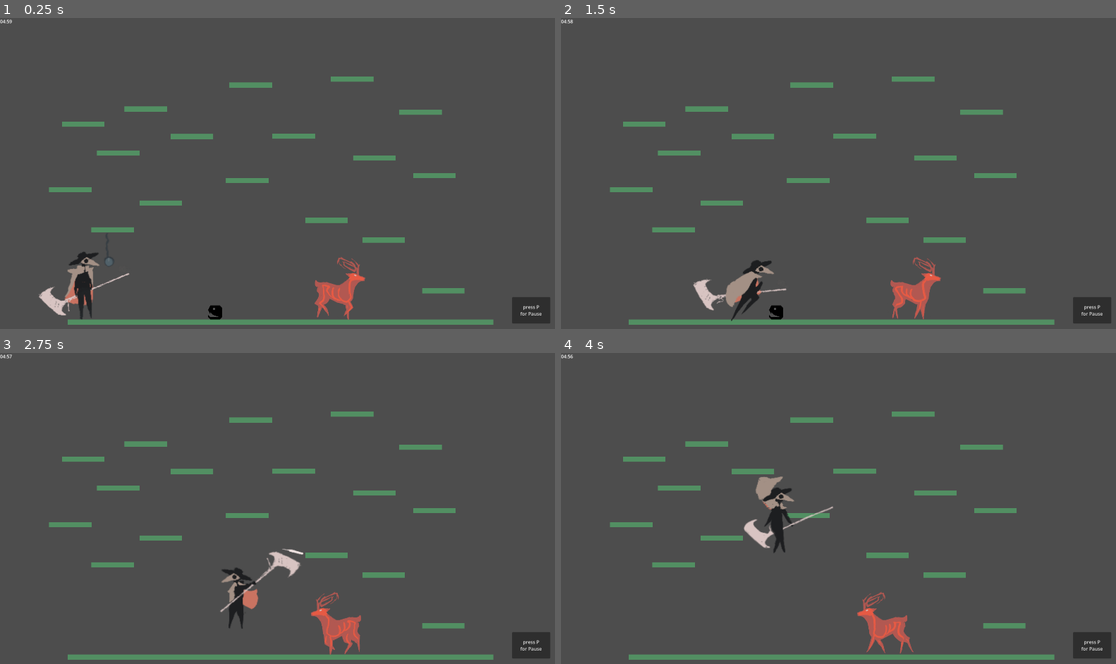
Above: before the commit, frames 1-4 (two rows, left to right).
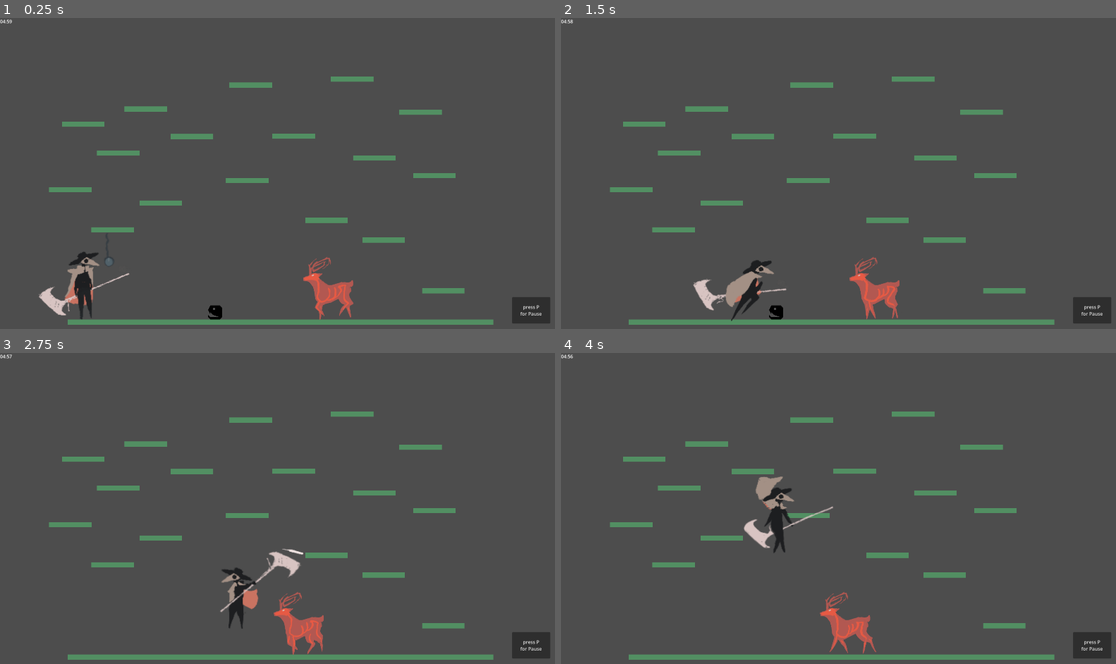
Above: after the commit, the same moments.

Repository: Vulcania/gamepathy2026
Game: Godot game, scene res://level/test_level.tscn
The game is run twice, just before and just after one commit, with the same random seed, the same clock (stepped at 60 frames per second) and the same inputs. This scene is started directly instead of the project's main scene.
Inputs (mouse positions are in pixels of both pictures, inside the frame that each line leads up to):
- Up to frame 1 (0.25 s): no input
- Up to frame 2 (1.5 s): move the mouse to (966, 161) at 0.52 s; press the mouse at (966, 161) at 0.53 s; hold D (move_right) from 0.53 s (still down); tap Space (jump) at 0.77 s; move the mouse to (727, 192) at 1.27 s; release the mouse at (727, 192) at 1.28 s; click (727, 192) at 1.35 s
- Up to frame 3 (2.75 s): tap Space (jump) at 1.52 s; move the mouse to (338, 443) at 2.02 s; release D (move_right) at 2.03 s; hold A (move_left) from 2.03 s (still down); hold Alt (block) from 2.03 s (still down); click (338, 443) at 2.3 s
- Up to frame 4 (4 s): move the mouse to (816, 573) at 2.77 s; release A (move_left) at 2.78 s; release Alt (block) at 2.78 s; hold D (move_right) from 2.78 s (still down); tap S (duck) at 2.85 s; tap Space (jump) at 3.02, 3.77 s; click (816, 573) at 3.05 s; move the mouse to (1010, 558) at 3.52 s; hold E (interact) from 3.53 s (still down); click (1010, 558) at 3.8 s

The runs differ from the first frame. In frame 1, 0.7% of the frame differs, in the area x 54-66%, y 76-98%; in frame 2, 1.3%; in frame 3, 1.4%, in the area x 49-66%, y 76-98%; in frame 4, 1.4%.

Commit message:
more hit/hurbox shenanigans

Diff:
--- a/enemy/paper_clip_deer/paper_clip_deer_alt/paper_clip_deer_alt.tscn
+++ b/enemy/paper_clip_deer/paper_clip_deer_alt/paper_clip_deer_alt.tscn
@@ -148,46 +148,49 @@
 size = Vector2(165, 209)
 
 [sub_resource type="RectangleShape2D" id="RectangleShape2D_xxc5o"]
-size = Vector2(162, 159)
+size = Vector2(163, 162)
 
 [sub_resource type="RectangleShape2D" id="RectangleShape2D_skc85"]
-size = Vector2(222, 203)
+size = Vector2(79, 203)
 
 [sub_resource type="RectangleShape2D" id="RectangleShape2D_fw8ep"]
 size = Vector2(21, 251)
 
-[node name="PaperClipDeerAlt" type="CharacterBody2D" unique_id=1792961073]
+[node name="PaperClipDeerAlt" type="CharacterBody2D" unique_id=1792961073 node_paths=PackedStringArray("hitbox")]
 collision_layer = 2
 collision_mask = 3
 script = ExtResource("1_8de6b")
+hitbox = NodePath("EnemyHitbox/enemy_hitbox")
 
 [node name="AnimatedSprite2D" type="AnimatedSprite2D" parent="." unique_id=972077978]
 position = Vector2(-63, 0)
 sprite_frames = SubResource("SpriteFrames_018v0")
-animation = &"idle"
+animation = &"attack"
 
 [node name="BoundaryShape" type="CollisionShape2D" parent="." unique_id=633684332]
-light_mask = 0
 position = Vector2(-3.5, -7.5)
 shape = SubResource("RectangleShape2D_8de6b")
+debug_color = Color(0.28115708, 0.6185126, 0.37153143, 0.41960785)
 
 [node name="RayCast2D" type="RayCast2D" parent="." unique_id=1027721801]
 position = Vector2(-227, 55)
 
-[node name="EnemyHurtbox" type="Area2D" parent="." unique_id=1610434346]
-position = Vector2(-0.5, 17.5)
-script = ExtResource("30_8de6b")
-
-[node name="enemy_hurtbox" type="CollisionShape2D" parent="EnemyHurtbox" unique_id=1981601472]
-position = Vector2(-11.5, -7)
+[node name="EnemyHurtbox" type="Area2D" parent="." unique_id=924007324]
+script = ExtResource("33_fw8ep")
+metadata/_custom_type_script = "uid://rivf4at1c0yd"
+
+[node name="enemy_hurtbox" type="CollisionShape2D" parent="EnemyHurtbox" unique_id=1097326903]
+position = Vector2(-3.5, 16)
 shape = SubResource("RectangleShape2D_xxc5o")
 
 [node name="EnemyHitbox" type="Area2D" parent="." unique_id=964855716]
 script = ExtResource("30_1eldf")
 
 [node name="enemy_hitbox" type="CollisionShape2D" parent="EnemyHitbox" unique_id=188447874]
-position = Vector2(-58, -35.5)
+position = Vector2(-129.5, -35.5)
 shape = SubResource("RectangleShape2D_skc85")
+disabled = true
+debug_color = Color(0.93235874, 0.22394478, 0.34970945, 0.41960785)
 
 [node name="HealthComponent" parent="." unique_id=1032837444 instance=ExtResource("33_xxc5o")]
 metadata/_edit_use_anchors_ = true
@@ -198,8 +201,9 @@
 [node name="vertical_collision" type="CollisionShape2D" parent="VerticalCollision" unique_id=899164876]
 position = Vector2(2.5, -18)
 shape = SubResource("RectangleShape2D_fw8ep")
-
-[connection signal="body_entered" from="EnemyHurtbox" to="." method="_on_boundary_shape_body_entered"]
+debug_color = Color(1, 1, 1, 0.41960785)
+
+[connection signal="area_entered" from="EnemyHurtbox" to="EnemyHurtbox" method="_on_area_entered"]
 [connection signal="depleted_health" from="HealthComponent" to="." method="_on_health_component_depleted_health"]
 [connection signal="health_changed" from="HealthComponent" to="." method="_on_health_component_health_changed"]
 [connection signal="body_entered" from="VerticalCollision" to="." method="_on_vertical_collision_body_entered"]
--- a/player/player.gd
+++ b/player/player.gd
@@ -71,13 +71,13 @@
 		if !hit:
 			sprite.scale.x = abs(sprite.scale.x) * -1
 			$AttackArea.scale.x = abs($AttackArea.scale.x) * -1
-			$HitBox.scale.x = abs($HitBox.scale.x) * -1
+			$PlayerHitbox.scale.x = abs($PlayerHitbox.scale.x) * -1
 			$MonitorArea.scale.x = abs($MonitorArea.scale.x) * -1
 	if Input.is_action_pressed("move_right"):
 		if !hit:
 			sprite.scale.x = abs(sprite.scale.x) * 1
 			$AttackArea.scale.x = abs($AttackArea.scale.x) * 1
-			$HitBox.scale.x = abs($HitBox.scale.x) * 1
+			$PlayerHitbox.scale.x = abs($PlayerHitbox.scale.x) * 1
 			$MonitorArea.scale.x = abs($MonitorArea.scale.x) * 1
 
 func _update_state()->void:
--- a/player/player.tscn
+++ b/player/player.tscn
@@ -145,7 +145,7 @@
 tracks/1/type = "value"
 tracks/1/imported = false
 tracks/1/enabled = true
-tracks/1/path = NodePath("HitBox:visible")
+tracks/1/path = NodePath("PlayerHitbox:visible")
 tracks/1/interp = 1
 tracks/1/loop_wrap = true
 tracks/1/keys = {
@@ -309,7 +309,7 @@
 tracks/3/type = "value"
 tracks/3/imported = false
 tracks/3/enabled = true
-tracks/3/path = NodePath("HitBox:visible")
+tracks/3/path = NodePath("PlayerHitbox:visible")
 tracks/3/interp = 1
 tracks/3/loop_wrap = true
 tracks/3/keys = {
@@ -423,9 +423,9 @@
 position = Vector2(-2, 31)
 shape = SubResource("RectangleShape2D_8pxes")
 
-[node name="HitBox" type="Area2D" parent="." unique_id=1143861468]
-
-[node name="CollisionShape2D" type="CollisionShape2D" parent="HitBox" unique_id=2060181973]
+[node name="PlayerHitbox" type="Area2D" parent="." unique_id=1143861468]
+
+[node name="CollisionShape2D" type="CollisionShape2D" parent="PlayerHitbox" unique_id=2060181973]
 position = Vector2(-49, -1)
 shape = SubResource("CapsuleShape2D_fmu53")
 
--- a/scripts/hitbox.gd
+++ b/scripts/hitbox.gd
@@ -1,36 +1,9 @@
 extends Area2D
 class_name Hitbox
 
-var damage_dealt : int
-var hitbox_shape : CollisionShape2D
-var hitbox_lifetime : float
+@export var damage : int = 10
 
-#Initialize variables
-func _init(_damage_dealt : int, _hitbox_shape : CollisionShape2D, _hitbox_lifetime : float) -> void:
-	damage_dealt = _damage_dealt
-	hitbox_shape = _hitbox_shape
-	hitbox_lifetime = _hitbox_lifetime
 
-func _ready() -> void:
-	monitorable = false # Can't be detected by other shapes
-	area_entered.connect(_on_area_entered)
-
-	if hitbox_lifetime > 0.0:
-		var new_timer = Timer.new()
-		add_child(new_timer)
-		new_timer.timeout.connect(queue_free)
-		new_timer.call_deferred("start", hitbox_lifetime)
-
-	if hitbox_shape:
-		var collision_shape = CollisionShape2D.new()
-		collision_shape.shape = hitbox_shape
-		add_child(collision_shape)
-
+func _init() -> void:
 	collision_layer = 2
 	collision_mask = 0
-
-func _on_area_entered(area: Area2D) -> void:
-	if not area.has_method("receive_hit"):
-		return
-
-	area.receive_hit(damage_dealt)
--- a/scripts/hurtbox.gd
+++ b/scripts/hurtbox.gd
@@ -1,14 +1,15 @@
+class_name Hurtbox
 extends Area2D
-class_name Hurtbox
 
-@onready var owner_health_component : HealthComponent
+@export var own_hitbox : CollisionShape2D
 
-func _ready() -> void:
-	monitoring = false # Doesn't detect other shapes
-
+func _init() -> void:
 	collision_layer = 0
 	collision_mask = 2
 
+func _on_area_entered(hitbox : Hitbox) -> void:
+	if hitbox == null:
+		return
 
-func receive_hit(damage : int) -> void:
-	owner_health_component.decrease_health(damage)
+	if owner.has_method("take_damage"):
+		owner.take_damage(hitbox.damage)
--- a/scripts/paper_clip_deer_alt.gd
+++ b/scripts/paper_clip_deer_alt.gd
@@ -5,6 +5,8 @@
 var strength : int = 2
 var facing_right = true
 var gravity = ProjectSettings.get_setting("physics/2d/default_gravity")
+
+@export var hitbox : CollisionShape2D
 
 @onready var ray_cast = $RayCast2D
 @onready var vert_collision = $VerticalCollision
@@ -14,6 +16,8 @@
 
 func _ready() -> void:
 	health = $HealthComponent.max_health
+	$EnemyHitbox/enemy_hitbox.hide()
+	scale.x = abs(scale.x)*-1
 
 func _physics_process(delta):
 	move_and_slide()
@@ -28,7 +32,8 @@
 		velocity.y += gravity * delta
 
 func flip():
-	$AnimatedSprite2D.play("idle")
+	# $AnimatedSprite2D.play("idle")
+	# timer?
 	facing_right = !facing_right
 	scale.x = abs(scale.x)*-1
 
@@ -36,9 +41,6 @@
 		speed = abs(speed)
 	else:
 		speed = abs(speed)*-1
-
-func detect_environment():
-	pass
 
 func _on_boundary_shape_body_entered(body: Node2D):
 	if (body.name == "Player"):
@@ -51,12 +53,21 @@
 	queue_free()
 
 # when player target detected, approach and attack if close enough
+func attack():
+	$AnimatedSprite2D.play("attack")
 
-func _on_health_component_health_changed(health: int):
-	pass # change healthbar?
+	if $EnemyHitbox/enemy_hitbox.hide():
+		$EnemyHitbox/enemy_hitbox.show()
 
-func _on_vertical_collision_body_entered(body: Node2D) -> void:
-	if (body.name == "Player"):
-		return
+func take_damage(damage : int):
+	$HealthComponent.decrease_health(damage)
+
+func _on_health_component_health_changed(new_health: int):
+	health = new_health
+	# affect healthbar
+
+func _on_vertical_collision_body_entered(body: Area2D) -> void:
+	if (body.name == "PlayerHitbox"):
+		attack()
 	else:
 		flip()
--- a/ui/title_screen/title_screen.gd
+++ b/ui/title_screen/title_screen.gd
@@ -18,6 +18,7 @@
 
 func _on_start_button_pressed() -> void:
 	get_tree().change_scene_to_file("res://level/safe_room_one.tscn")
+	#get_tree().change_scene_to_file("res://level/test_level.tscn")
 
 
 func _on_options_button_pressed() -> void:
Not shown: 1 places in enemy/paper_clip_deer/paper_clip_deer_alt/paper_clip_deer_alt.tscn that only renumber resources
Not shown: 1 places in player/player.tscn that only renumber resources
